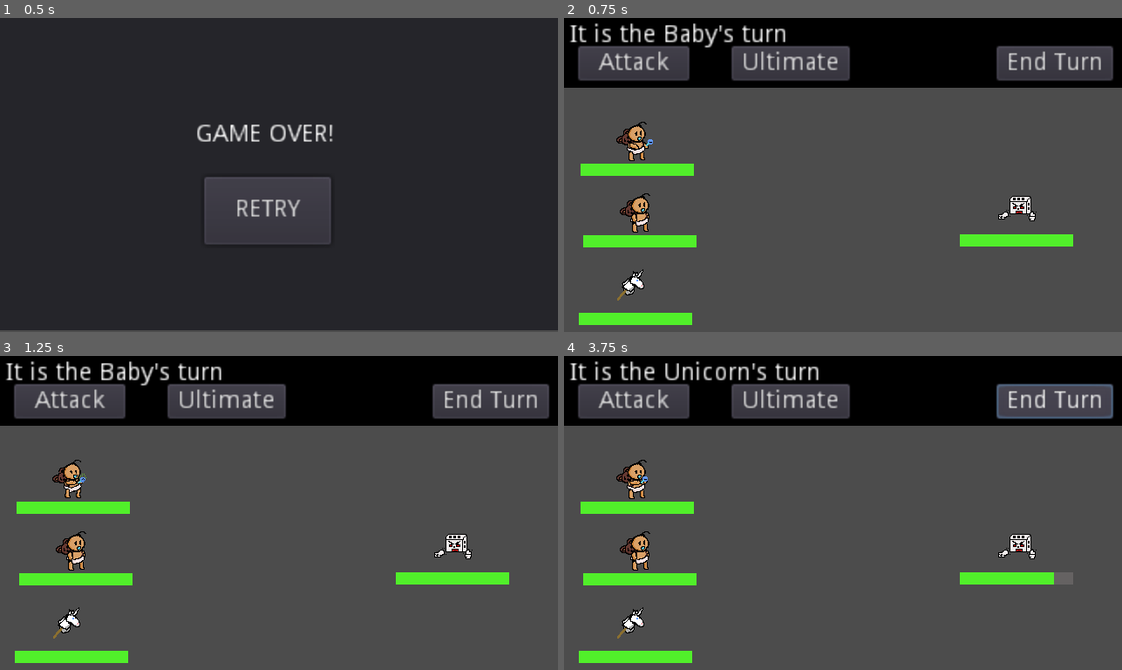
Above: before the commit, frames 1-4 (two rows, left to right).
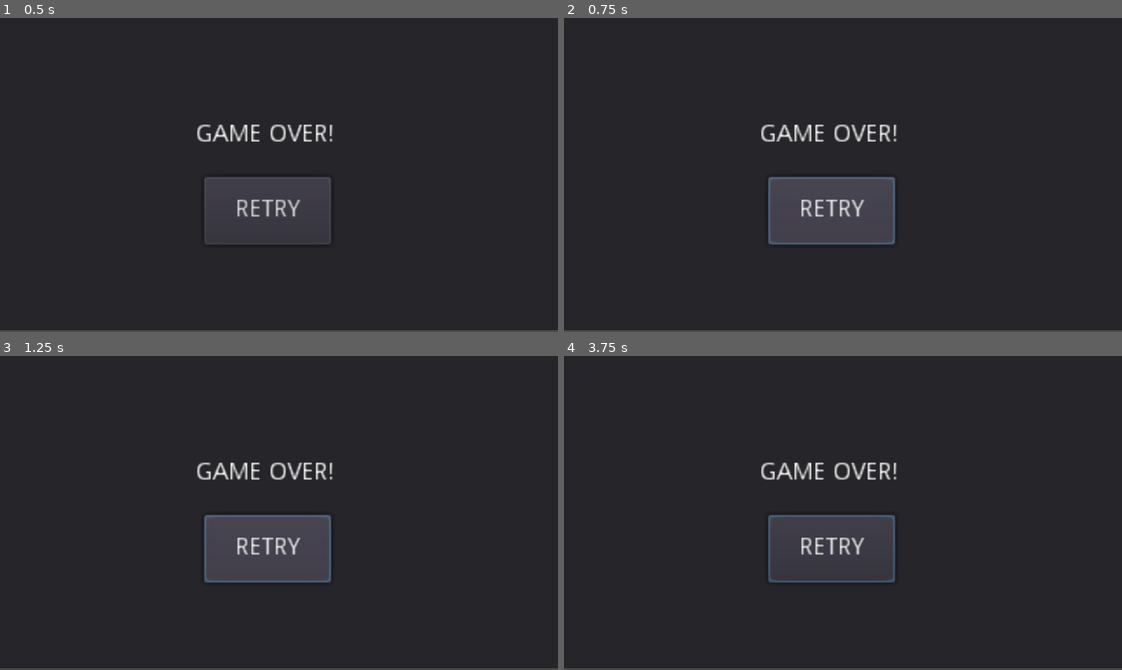
Above: after the commit, the same moments.

Repository: jalvarez2016/GMTK2022
Game: Godot game, scene res://WorldStuff/GameOver.tscn
The game is run twice, just before and just after one commit, with the same random seed, the same clock (stepped at 60 frames per second) and the same inputs. This scene is started directly instead of the project's main scene. The engine's default icon, where the game draws it, is replaced by a stand-in: a white triangle on a blue panel in a dark square.
Inputs (mouse positions are in pixels of both pictures, inside the frame that each line leads up to):
- Up to frame 1 (0.5 s): no input
- Up to frame 2 (0.75 s): click "RETRY" at 0.5 s
- Up to frame 3 (1.25 s): no input
- Up to frame 4 (3.75 s): click (831, 547) at 1.25 s, where only the run after the commit has a clickable "RETRY"; click (831, 547) at 2 s, where only the run after the commit has a clickable "RETRY"; click (630, 399) at 2.75 s, where only the run before the commit has a clickable "Attack"; click (1055, 399) at 3.5 s, where only the run before the commit has a clickable "End Turn"

Frame 1 is identical in both runs. In frame 2, 92% of the frame differs, in the area x 0-100%, y 0-100%; in frame 3, 92%; in frame 4, 93%.

Commit message:
made GameOver scene show

Diff:
--- a/Enemies/Enemy.tscn
+++ b/Enemies/Enemy.tscn
@@ -7,9 +7,7 @@
 [sub_resource type="CircleShape2D" id=1]
 radius = 24.0
 
-[node name="StaticBody2D" type="StaticBody2D" groups=[
-"Enemy",
-]]
+[node name="StaticBody2D" type="StaticBody2D" groups=["Enemy"]]
 script = ExtResource( 2 )
 
 [node name="CollisionShape2D" type="CollisionShape2D" parent="."]
--- a/Enemies/Enimy.gd
+++ b/Enemies/Enimy.gd
@@ -16,12 +16,12 @@
 #	if defens == true:
 	var damage = roll_dice(6)
 	var friends = get_tree().get_nodes_in_group('friends')
-	friends[rng.randi_range(0,1) ].get_children()[2].value -= damage
+	friends[rng.randi_range(0,1) ].get_children()[2].value -= 100
 #		defens = false
-
+	print(friends)
 # Called when the node enters the scene tree for the first time.
 func _ready():
-	print('hellow')
+
 	animationPlayer.play("Idle")
 
 func _play_attacked():
--- /dev/null
+++ b/Intro.tscn
@@ -0,0 +1,54 @@
+[gd_scene load_steps=6 format=2]
+
+[ext_resource path="res://WorldStuff/RichTextLabel.gd" type="Script" id=1]
+
+[sub_resource type="StyleBoxFlat" id=1]
+bg_color = Color( 0, 0.25, 1, 1 )
+
+[sub_resource type="StyleBoxFlat" id=2]
+
+[sub_resource type="Theme" id=3]
+Button/colors/font_color = Color( 0.88, 0.88, 0.88, 1 )
+Button/colors/font_color_disabled = Color( 0.9, 0.9, 0.9, 0.2 )
+Button/colors/font_color_focus = Color( 0.94, 0.94, 0.94, 1 )
+Button/colors/font_color_hover = Color( 0.94, 0.94, 0.94, 1 )
+Button/colors/font_color_pressed = Color( 1, 1, 1, 1 )
+Button/constants/hseparation = 2
+Button/fonts/font = null
+Button/styles/disabled = null
+Button/styles/focus = null
+Button/styles/hover = SubResource( 1 )
+Button/styles/normal = SubResource( 2 )
+Button/styles/pressed = null
+
+[sub_resource type="DynamicFont" id=4]
+size = 20
+
+[node name="IntroScene" type="Node2D"]
+
+[node name="Panel" type="Panel" parent="."]
+margin_right = 320.0
+margin_bottom = 180.0
+theme = SubResource( 3 )
+__meta__ = {
+"_editor_description_": ""
+}
+
+[node name="ColorRect" type="ColorRect" parent="Panel"]
+margin_right = 320.0
+margin_bottom = 180.0
+color = Color( 0, 0.695313, 1, 1 )
+__meta__ = {
+"_editor_description_": ""
+}
+
+[node name="RichTextLabel" type="RichTextLabel" parent="."]
+margin_left = 113.0
+margin_top = 57.0
+margin_right = 212.0
+margin_bottom = 89.0
+custom_fonts/normal_font = SubResource( 4 )
+text = "		Roll
+	the World"
+script = ExtResource( 1 )
+text_color = Color( 0, 0.179688, 1, 1 )
--- a/Player/Player.tscn
+++ b/Player/Player.tscn
@@ -7,9 +7,7 @@
 [sub_resource type="CircleShape2D" id=1]
 radius = 24.0
 
-[node name="PlayerBaby" type="StaticBody2D" groups=[
-"friends",
-]]
+[node name="PlayerBaby" type="StaticBody2D" groups=["friends"]]
 script = ExtResource( 2 )
 PlayerHealth = 10
 PlayerAttack = 5
--- a/UI/TurnLabel.tscn
+++ b/UI/TurnLabel.tscn
@@ -16,9 +16,6 @@
 margin_right = 320.0
 margin_bottom = 40.0
 script = ExtResource( 1 )
-__meta__ = {
-"_edit_use_anchors_": false
-}
 
 [node name="UICanvas" type="CanvasLayer" parent="."]
 
--- a/UI/TurnLabelScript.gd
+++ b/UI/TurnLabelScript.gd
@@ -67,8 +67,9 @@
 	Enemy[0].Attacking()
 	#.EnimyAttckingNow(2)
 	# put the enemies turn on a timer
-
-	pass # Replace with function body.
+	ChekIfPlayerLost()
+	end_enemy_turn()
+	# Replace with function body.
 
 func damage_enemy(enemy, value):
 	enemy.get_children()[4].play()
@@ -114,3 +115,15 @@
 func _on_EndTurn_pressed():
 	print('endturn button pressed')
 	end_player_turn()
+
+
+func PlayerLost():
+	get_tree().change_scene("res://WorldStuff/GameOver.tscn")
+
+func ChekIfPlayerLost():
+	var friends = get_tree().get_nodes_in_group('friends')
+	var CharOne = friends[0].get_children()[2].value
+	var CharTwo = friends[0].get_children()[2].value
+	var Charthree = friends[0].get_children()[2].value
+	if CharOne <= 0 || CharTwo <= 0 || Charthree <= 0:
+		 PlayerLost()
--- a/WorldStuff/GameOver.tscn
+++ b/WorldStuff/GameOver.tscn
@@ -1,10 +1,19 @@
 [gd_scene load_steps=3 format=2]
 
 [ext_resource path="res://Music/GameOverBaby.mp3" type="AudioStream" id=1]
-[ext_resource path="res://WorldStuff/SceneTransfer.gd" type="Script" id=2]
+
+[sub_resource type="GDScript" id=1]
+script/source = "extends Node2D
+
+var hasPlayerWon = null
+
+func PlayerLost():
+	get_tree().change_scene(\"res://WorldStuff/GameOver.tscn\")
+
+"
 
 [node name="GameOver" type="Node2D"]
-script = ExtResource( 2 )
+script = SubResource( 1 )
 
 [node name="Panel" type="Panel" parent="."]
 margin_right = 320.0
--- a/WorldStuff/SceneTransfer.gd
+++ b/WorldStuff/SceneTransfer.gd
@@ -1,6 +1,6 @@
 extends Node2D
 
-
+var hasPlayerWon = null
 
 func _on_Button_pressed():
 	get_tree().change_scene("res://World.tscn")
